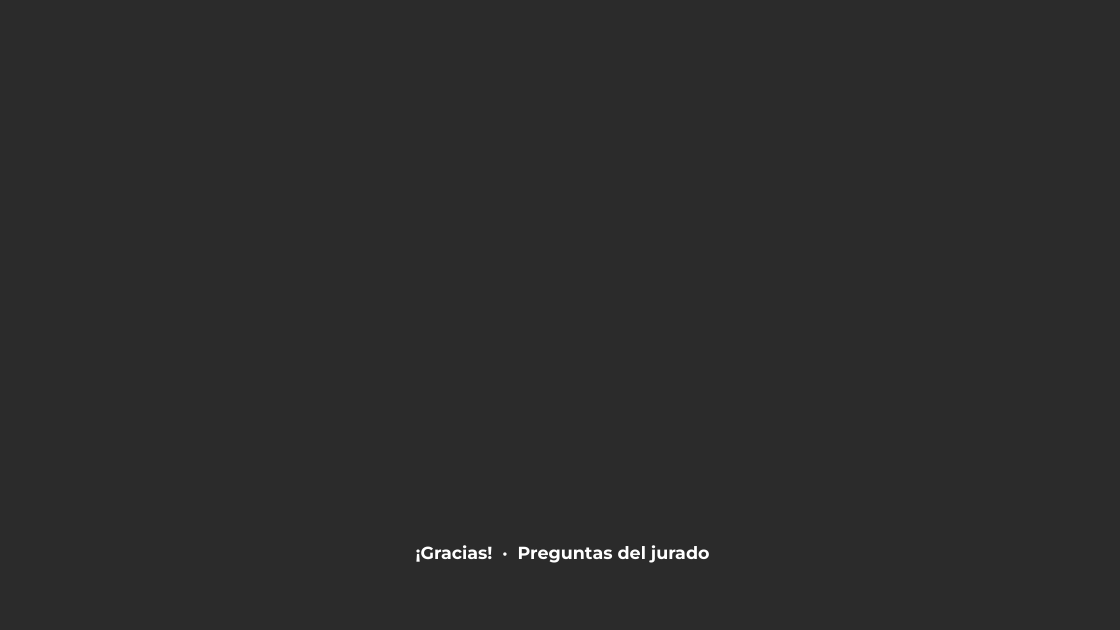
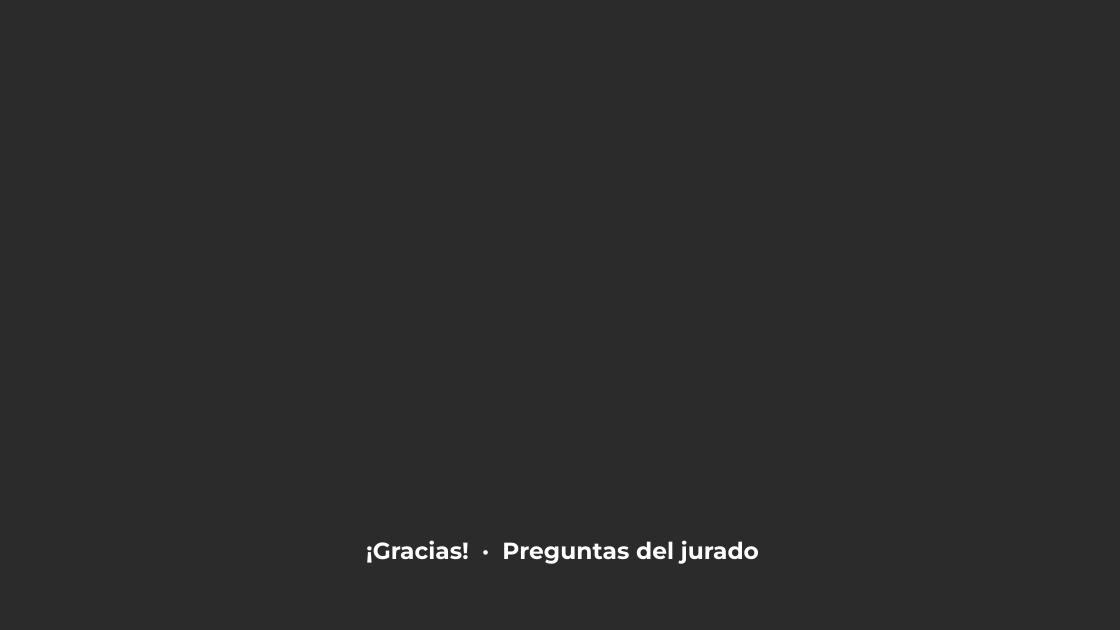
Before and after one commit to davidpinto01222003-jpg/EXTRAPROCESAL, a slide deck: slide 25 of sustentacion/Sustentacion_Pensiones_Riesgos_Laborales_Mineria_UPB.pptx (slide 24 before the commit). Drawn at 1120x630 pixels with LibreOffice and Linux fonts; fonts in the diff are those of the drawing; background and template pictures are left out; a plain dark background stands for a picture behind light text. Boxes give left, top, right and bottom in pixels: in the first picture for what was removed or moved away, otherwise in the second. Text is boxed around its words. In the diff, an @@ line names an element or a change of style, - is before the commit and + after.

```diff
--- a/sustentacion/Sustentacion_Pensiones_Riesgos_Laborales_Mineria_UPB.pptx
+++ b/sustentacion/Sustentacion_Pensiones_Riesgos_Laborales_Mineria_UPB.pptx
@@ text "¡Gracias! · Preguntas del jurado": place and size @@
-text "¡Gracias! · Preguntas del jurado" at (416, 545, 710, 563)
+text "¡Gracias! · Preguntas del jurado" at (366, 540, 759, 564)
@@ text "¡Gracias! · Preguntas del jurado" at (366, 540, 759, 564): size 15 to 20 pt @@
```
Also in this commit, not shown: 23 other slides changed, 1 slide added, 1 other file.
